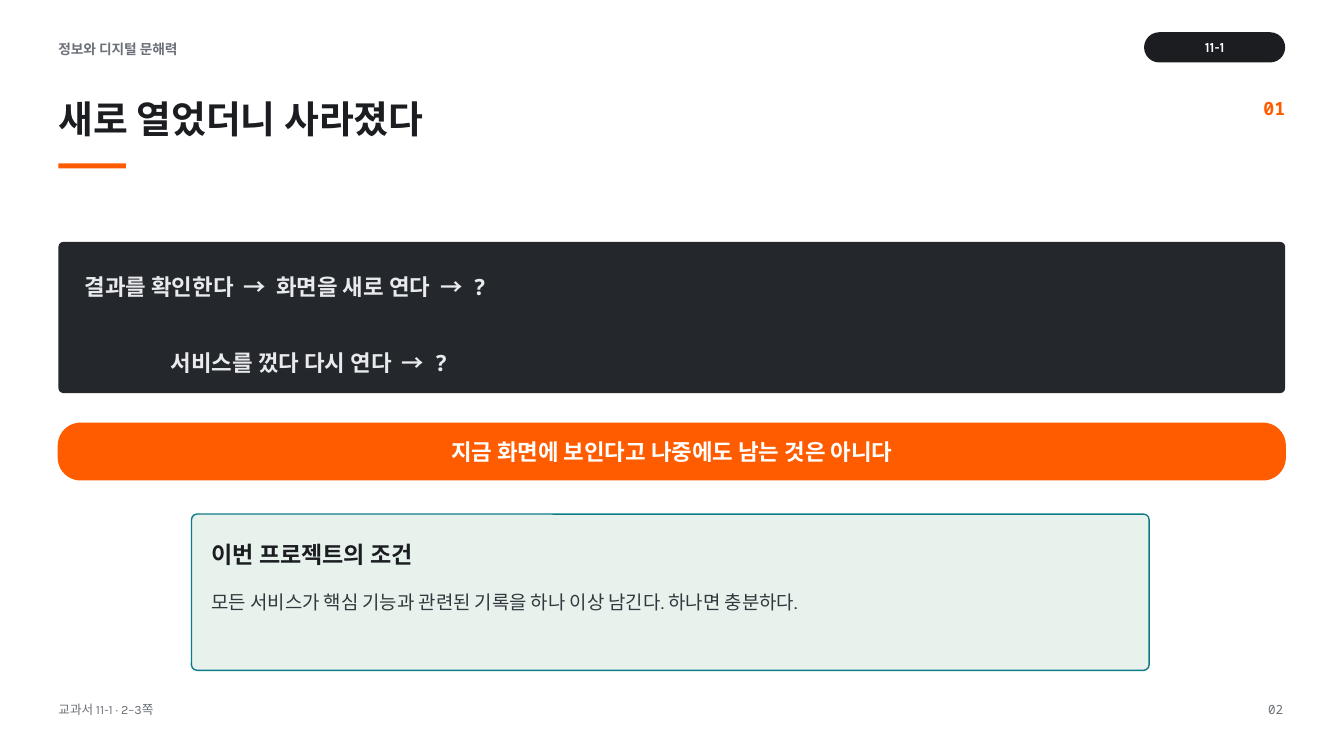
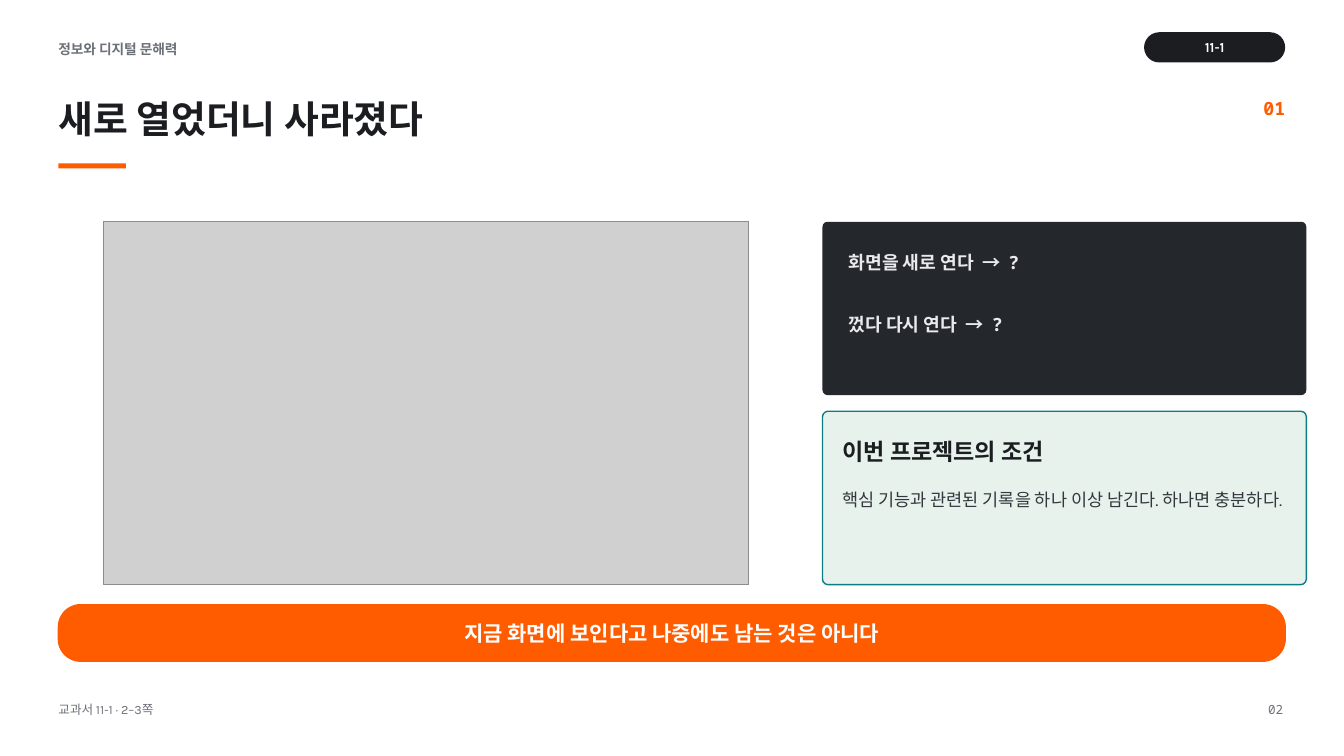
Before and after one commit to cozy819/2026-02__jdh, a slide deck: slide 2 of 11/ppt/11-1_서비스가_데이터를_기억하는_과정_v1.pptx. Drawn at 1344x756 pixels with LibreOffice and Linux fonts; fonts in the diff are those of the drawing; grey boxes stand for pictures. Boxes give left, top, right and bottom in pixels: in the first picture for what was removed or moved away, otherwise in the second. Text is boxed around its words. In the diff, an @@ line names an element or a change of style, - is before the commit and + after.

```diff
--- a/11/ppt/11-1_서비스가_데이터를_기억하는_과정_v1.pptx
+++ b/11/ppt/11-1_서비스가_데이터를_기억하는_과정_v1.pptx
@@ picture added at (104, 222, 749, 585) @@
@@ rounded rectangle: place and size @@
-rounded rectangle at (58, 242, 1286, 393)
+rounded rectangle at (823, 222, 1307, 395)
@@ rounded rectangle at (823, 222, 1307, 395): proportions changed @@
@@ text at (849, 253, 974, 333): text changed; size 16 to 13 pt @@
-결과를 확인한다 → 화면을 새로 연다 → ?
-서비스를 껐다 다시 연다 → ?
+화면을 새로 연다 → ?
+껐다 다시 연다 → ?
@@ rounded rectangle added at (823, 411, 1307, 585), fill #E7F2ED, outline #0E7C86 1 pt @@
@@ text "이번 프로젝트의 조건": place and size @@
-text "이번 프로젝트의 조건" at (212, 543, 412, 565)
+text "이번 프로젝트의 조건" at (843, 440, 1043, 462)
@@ text at (843, 491, 1282, 508): text changed; size 13.5 to 12.5 pt @@
-모든 서비스가 핵심 기능과 관련된 기록을 하나 이상 남긴다. 하나면 충분하다.
+핵심 기능과 관련된 기록을 하나 이상 남긴다. 하나면 충분하다.
@@ rounded rectangle removed at (192, 514, 1149, 670) @@
@@ rounded rectangle: place and size @@
-rounded rectangle at (58, 423, 1286, 480)
+rounded rectangle at (58, 605, 1286, 661)
@@ text "지금 화면에 보인다고 나중에도 남는 ...": place and size @@
-text "지금 화면에 보인다고 나중에도 남는 ..." at (451, 441, 893, 462)
+text "지금 화면에 보인다고 나중에도 남는 ..." at (464, 623, 879, 643)
@@ text "지금 화면에 보인다고 나중에도 남는 ..." at (464, 623, 879, 643): size 16 to 15 pt @@
```
Also in this commit, not shown: 1 other slide changed, 15 other files.
